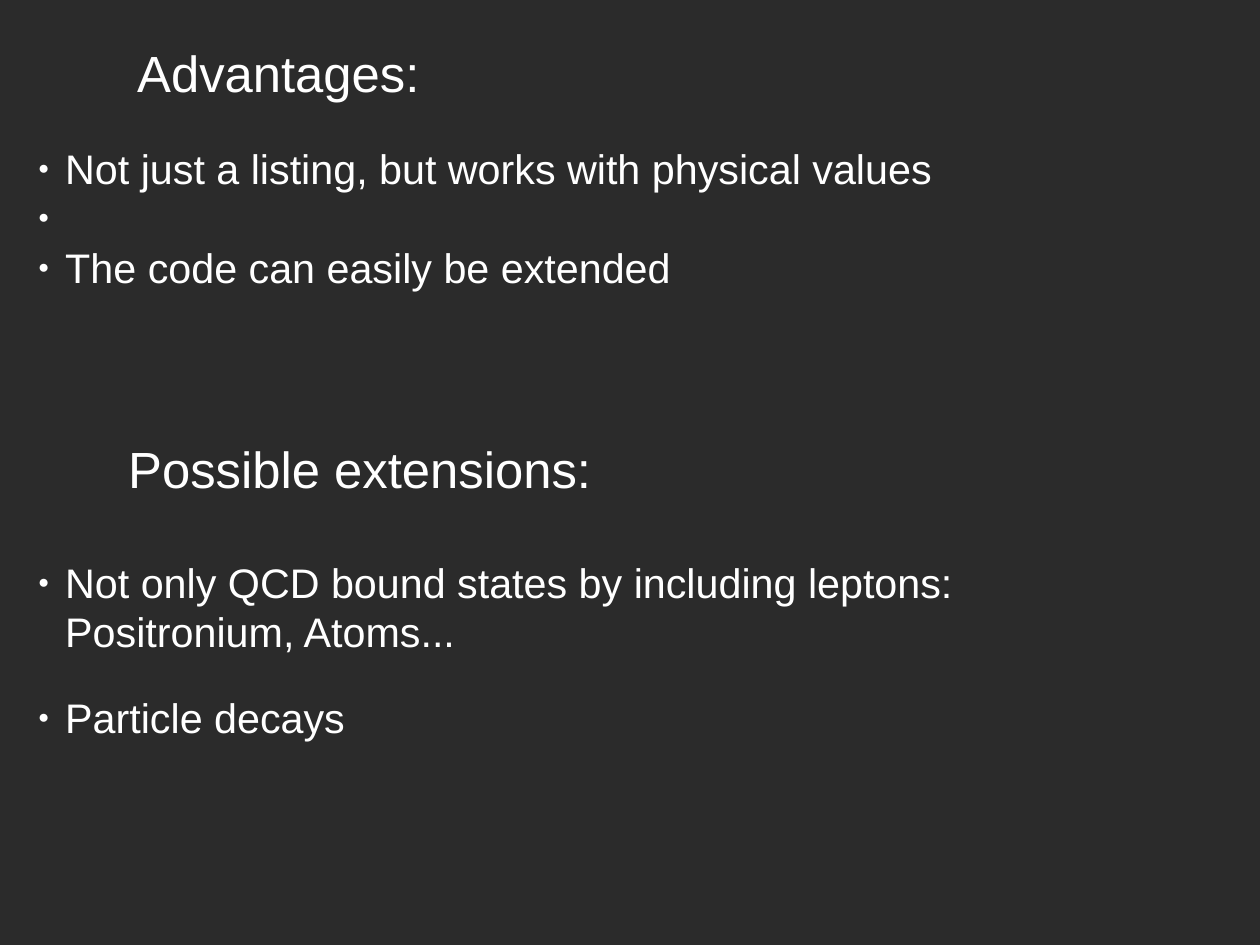
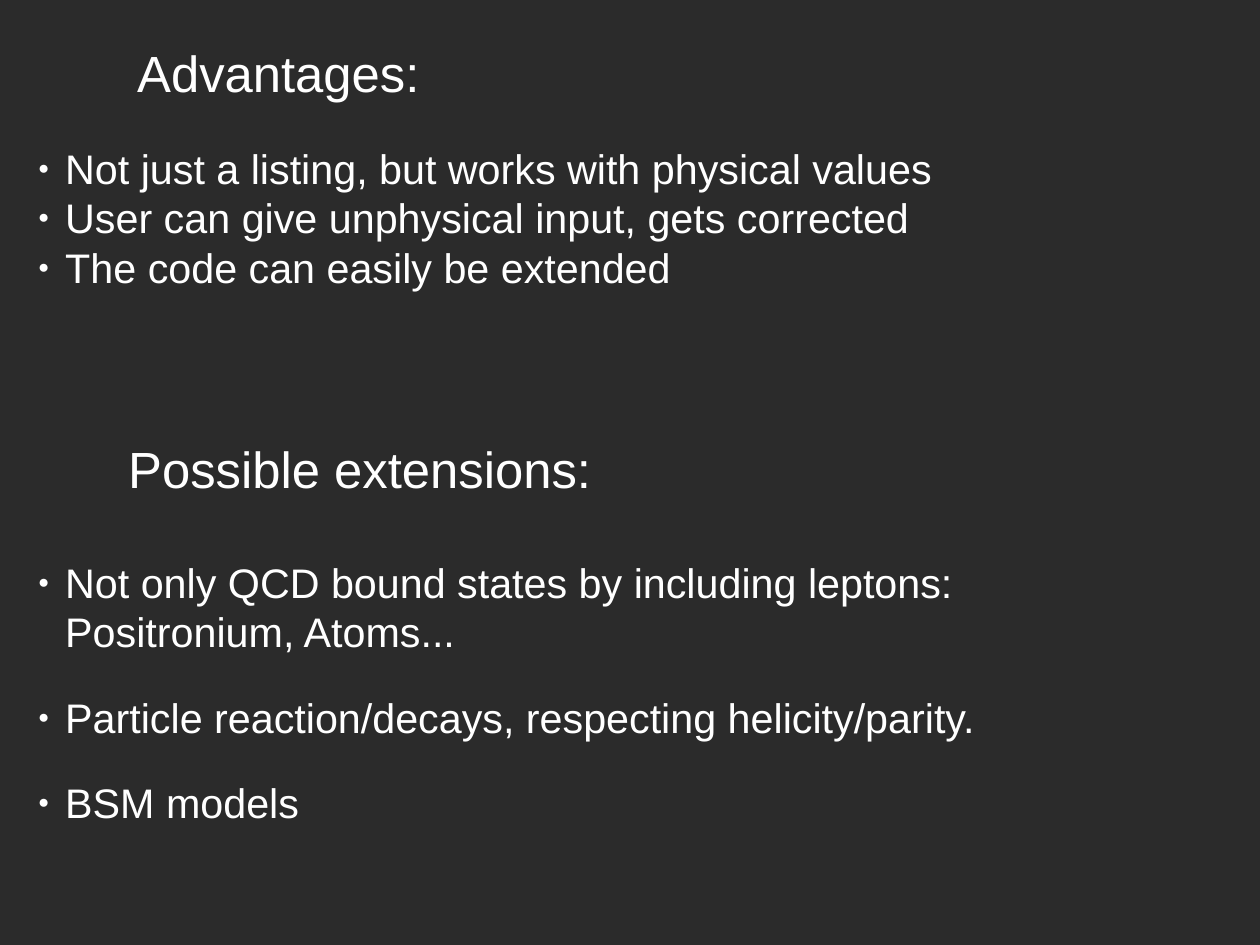
Before and after one commit to elemakil/StatGen, a slide deck: slide 4 of presentation.odp. Drawn at 1260x945 pixels with LibreOffice and Linux fonts; fonts in the diff are those of the drawing; background and template pictures are left out; a plain dark background stands for a picture behind light text. Boxes give left, top, right and bottom in pixels: in the first picture for what was removed or moved away, otherwise in the second. Text is boxed around its words. In the diff, an @@ line names an element or a change of style, - is before the commit and + after.

```diff
--- a/presentation.odp
+++ b/presentation.odp
@@ text at bbox=[65, 203, 909, 241]: paragraph added @@
+● User can give unphysical input, gets corrected
@@ text at bbox=[65, 703, 975, 819]: text changed @@
-● Particle decays
+● Particle reaction/decays, respecting helicity/parity.
+● BSM models
```
Also in this commit, not shown: 1 other slide changed.
